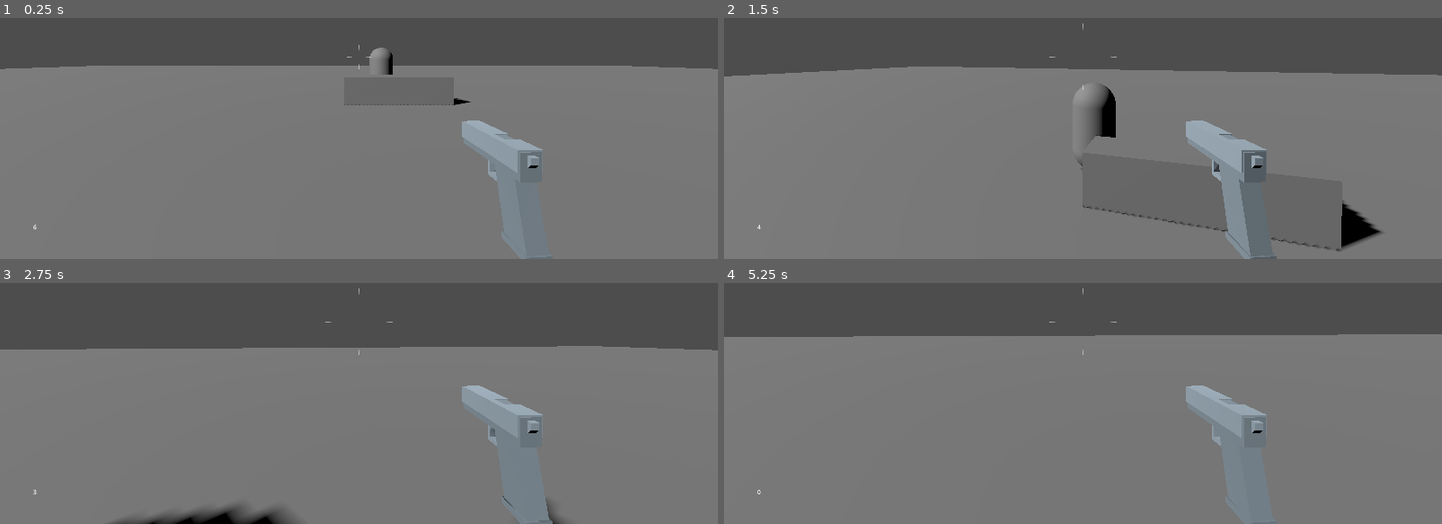
Above: before the commit, frames 1-4 (two rows, left to right).
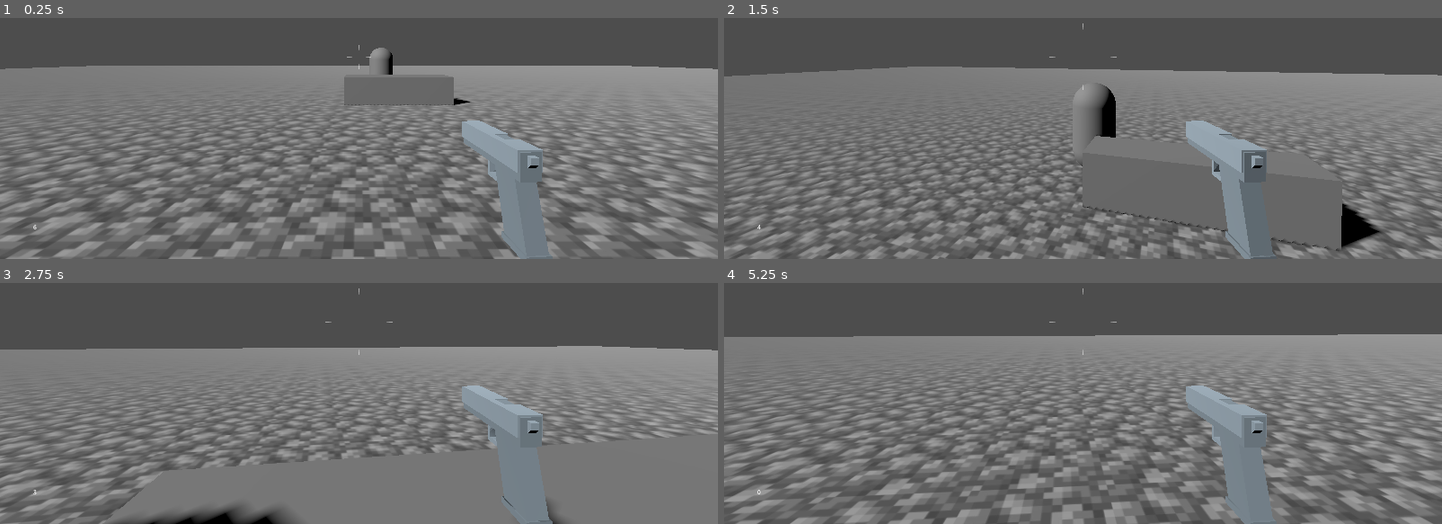
Above: after the commit, the same moments.

Repository: cjratcliff/hellebore
Game: Godot game, scene res://levels/main.tscn
Same seed, same stepped clock (60 frames per second), same inputs: the game is played once before the commit and once after it.
Inputs (mouse positions are in pixels of both pictures, inside the frame that each line leads up to):
- Up to frame 1 (0.25 s): no input
- Up to frame 2 (1.5 s): move the mouse to (1118, 56) at 0.52 s; press the mouse at (1118, 56) at 0.53 s; hold W (move_forward) from 0.53 s (still down); tap Space (jump) at 0.77 s; move the mouse to (1047, 58) at 1.27 s; release the mouse at (1047, 58) at 1.28 s; click (1047, 58) at 1.35 s
- Up to frame 3 (2.75 s): keep holding W (move_forward); tap Space (jump) at 1.52 s; move the mouse to (373, 314) at 2.02 s; press the mouse at (373, 314) at 2.03 s
- Up to frame 4 (5.25 s): keep holding W (move_forward); move the mouse to (1075, 328) at 2.77 s; release the mouse at (1075, 328) at 2.78 s; click (1075, 328) at 2.85 s; tap Space (jump) at 3.02, 3.77, 4.52 s; move the mouse to (1133, 326) at 3.52 s; press the mouse at (1133, 326) at 3.53 s; move the mouse to (1025, 316) at 4.27 s; release the mouse at (1025, 316) at 4.28 s; click (1025, 316) at 4.35 s; move the mouse to (1090, 321) at 5.02 s; press the mouse at (1090, 321) at 5.03 s

The runs differ from the first frame. In frame 1, 20% of the frame differs, in the area x 0-100%, y 19-100%; in frame 2, 12%; in frame 3, 8.7%; in frame 4, 19%.

Commit message:
ground texture

Diff:
--- a/hellebore/levels/main.tscn
+++ b/hellebore/levels/main.tscn
@@ -3,12 +3,17 @@
 [ext_resource type="PackedScene" uid="uid://d4adphfqgeb4w" path="res://actors/player/player.tscn" id="1_2262g"]
 [ext_resource type="PackedScene" uid="uid://bivg44rdf550e" path="res://ui/hud/hud.tscn" id="1_l8qe7"]
 [ext_resource type="PackedScene" uid="uid://bdwub74y0vit1" path="res://actors/mobs/mob.tscn" id="2_wdj6m"]
+[ext_resource type="Texture2D" uid="uid://616y5meg2f41" path="res://terrain/ground.png" id="4_m1504"]
 
 [sub_resource type="NavigationMesh" id="NavigationMesh_rybk0"]
 vertices = PackedVector3Array(-0.75, 0.4681635, -10.5, 1.25, 0.4681635, -10.5, 1.25, 0.4681635, -49.5, -1, 0.4681635, - …(335 unchanged characters)…
 polygons = [PackedInt32Array(2, 1, 0), PackedInt32Array(0, 3, 2), PackedInt32Array(2, 3, 5), PackedInt32Array(2, 5, 4), …(402 unchanged characters)…
 geometry_source_geometry_mode = 2
 geometry_source_group_name = &"nav_mesh_source"
+
+[sub_resource type="StandardMaterial3D" id="StandardMaterial3D_l8qe7"]
+albedo_texture = ExtResource("4_m1504")
+uv1_scale = Vector3(75, 75, 75)
 
 [sub_resource type="PlaneMesh" id="PlaneMesh_rybk0"]
 size = Vector2(100, 100)
@@ -42,6 +47,7 @@
 [node name="Floor" type="StaticBody3D" parent="." unique_id=987102695]
 
 [node name="Mesh" type="MeshInstance3D" parent="Floor" unique_id=465893429 groups=["nav_mesh_source"]]
+material_override = SubResource("StandardMaterial3D_l8qe7")
 mesh = SubResource("PlaneMesh_rybk0")
 
 [node name="CollisionShape3D" type="CollisionShape3D" parent="Floor" unique_id=1187750576]
Binary file added: hellebore/terrain/ground.png
Not shown, added: hellebore/terrain/ground.png.import
Not shown, changed: hellebore-docs/Art/Examples.md
Not shown, changed: hellebore-docs/Enemies.md
Not shown, added: hellebore-docs/Renders.md
